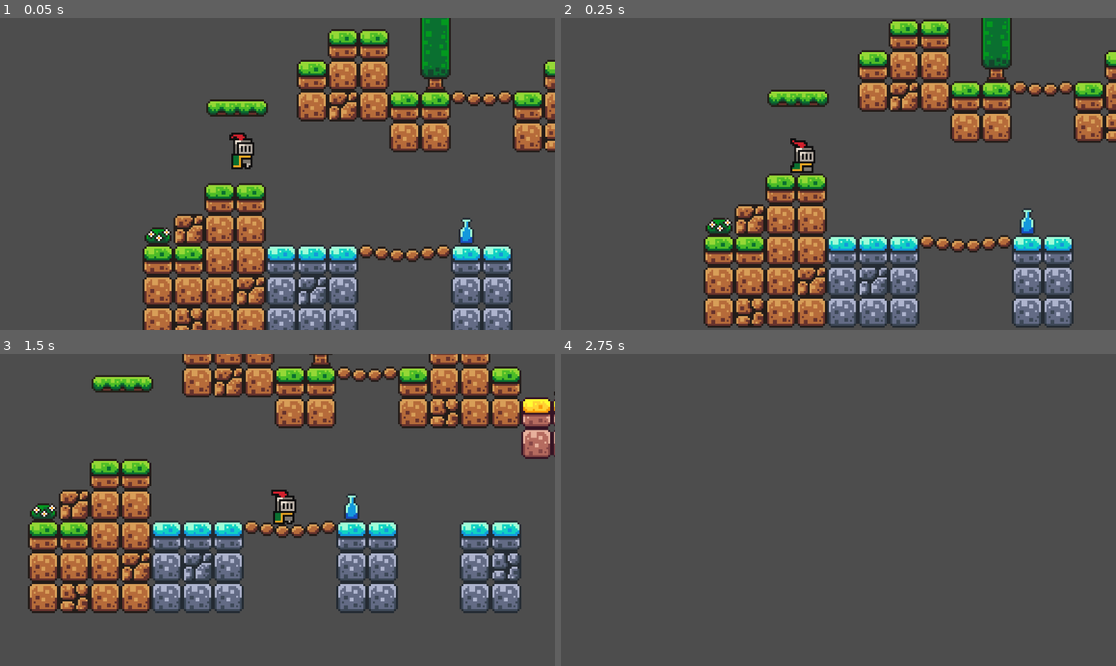
Above: before the commit, frames 1-4 (two rows, left to right).
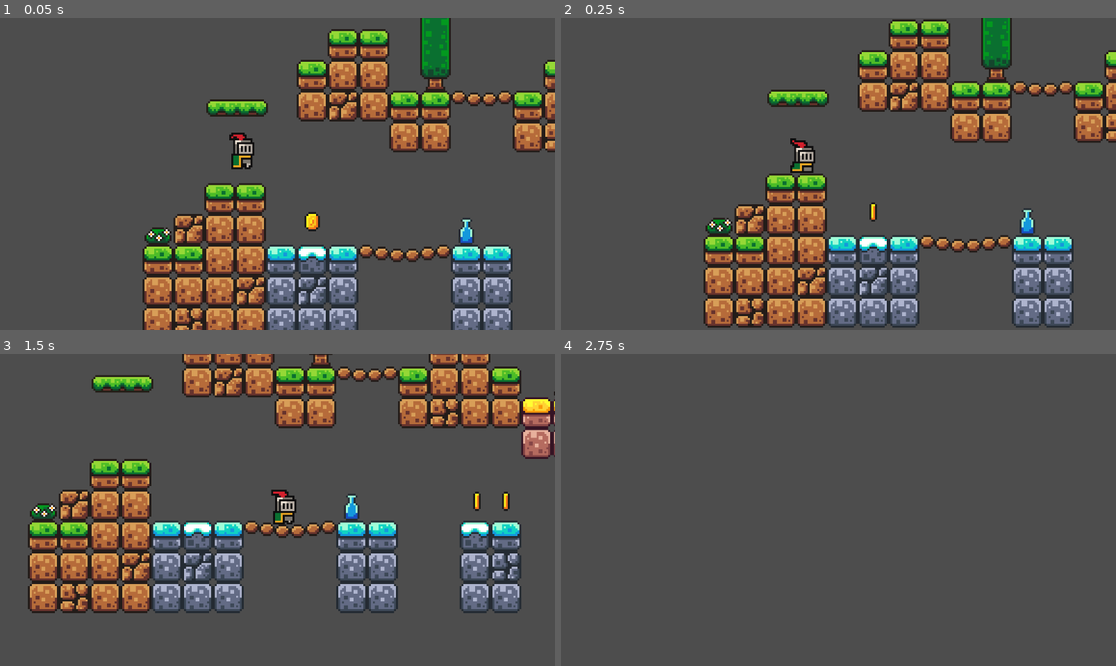
Above: after the commit, the same moments.

Repository: woliveira82/godot-brackeys-tutorial
Game: Godot game, scene res://scenes/game.tscn
Same seed, same stepped clock (60 frames per second), same inputs: the game is played once before the commit and once after it.
Inputs:
- Up to frame 1 (0.05 s): no input
- Up to frame 2 (0.25 s): no input
- Up to frame 3 (1.5 s): tap Enter (ui_accept) at 0.5, 0.77 s; hold Right (ui_right) from 0.53 s (still down)
- Up to frame 4 (2.75 s): tap Enter (ui_accept) at 1.52 s; release Right (ui_right) at 2.03 s; hold Left (ui_left) from 2.03 s (still down)

The runs differ from the first frame. In frame 1, 0.4% of the frame differs, in the area x 53-59%, y 62-82%; in frame 2, 0.3%; in frame 3, 0.7%, in the area x 33-92%, y 44-63%; in frame 4, nothing differs.

Commit message:
feat: basic pickups

Diff:
--- /dev/null
+++ b/scenes/coin.gd
@@ -0,0 +1,5 @@
+extends Area2D
+
+
+func _on_body_entered(body):
+	queue_free()
--- /dev/null
+++ b/scenes/coin.tscn
@@ -0,0 +1,113 @@
+[gd_scene load_steps=17 format=3 uid="uid://1w5q3wwtoi47"]
+
+[ext_resource type="Script" path="res://scenes/coin.gd" id="1_mt0hi"]
+[ext_resource type="Texture2D" uid="uid://dx3432eyl8uua" path="res://assets/sprites/coin.png" id="1_ob5pt"]
+
+[sub_resource type="AtlasTexture" id="AtlasTexture_ie2sd"]
+atlas = ExtResource("1_ob5pt")
+region = Rect2(0, 0, 16, 16)
+
+[sub_resource type="AtlasTexture" id="AtlasTexture_ltyxd"]
+atlas = ExtResource("1_ob5pt")
+region = Rect2(16, 0, 16, 16)
+
+[sub_resource type="AtlasTexture" id="AtlasTexture_c76ef"]
+atlas = ExtResource("1_ob5pt")
+region = Rect2(32, 0, 16, 16)
+
+[sub_resource type="AtlasTexture" id="AtlasTexture_hvgjo"]
+atlas = ExtResource("1_ob5pt")
+region = Rect2(48, 0, 16, 16)
+
+[sub_resource type="AtlasTexture" id="AtlasTexture_4rinh"]
+atlas = ExtResource("1_ob5pt")
+region = Rect2(64, 0, 16, 16)
+
+[sub_resource type="AtlasTexture" id="AtlasTexture_cc2xh"]
+atlas = ExtResource("1_ob5pt")
+region = Rect2(80, 0, 16, 16)
+
+[sub_resource type="AtlasTexture" id="AtlasTexture_pemtf"]
+atlas = ExtResource("1_ob5pt")
+region = Rect2(96, 0, 16, 16)
+
+[sub_resource type="AtlasTexture" id="AtlasTexture_dmyh1"]
+atlas = ExtResource("1_ob5pt")
+region = Rect2(112, 0, 16, 16)
+
+[sub_resource type="AtlasTexture" id="AtlasTexture_32aq4"]
+atlas = ExtResource("1_ob5pt")
+region = Rect2(128, 0, 16, 16)
+
+[sub_resource type="AtlasTexture" id="AtlasTexture_jyh6d"]
+atlas = ExtResource("1_ob5pt")
+region = Rect2(144, 0, 16, 16)
+
+[sub_resource type="AtlasTexture" id="AtlasTexture_lkp5e"]
+atlas = ExtResource("1_ob5pt")
+region = Rect2(160, 0, 16, 16)
+
+[sub_resource type="AtlasTexture" id="AtlasTexture_esbyo"]
+atlas = ExtResource("1_ob5pt")
+region = Rect2(176, 0, 16, 16)
+
+[sub_resource type="SpriteFrames" id="SpriteFrames_dnfur"]
+animations = [{
+"frames": [{
+"duration": 1.0,
+"texture": SubResource("AtlasTexture_ie2sd")
+}, {
+"duration": 1.0,
+"texture": SubResource("AtlasTexture_ltyxd")
+}, {
+"duration": 1.0,
+"texture": SubResource("AtlasTexture_c76ef")
+}, {
+"duration": 1.0,
+"texture": SubResource("AtlasTexture_hvgjo")
+}, {
+"duration": 1.0,
+"texture": SubResource("AtlasTexture_4rinh")
+}, {
+"duration": 1.0,
+"texture": SubResource("AtlasTexture_cc2xh")
+}, {
+"duration": 1.0,
+"texture": SubResource("AtlasTexture_pemtf")
+}, {
+"duration": 1.0,
+"texture": SubResource("AtlasTexture_dmyh1")
+}, {
+"duration": 1.0,
+"texture": SubResource("AtlasTexture_32aq4")
+}, {
+"duration": 1.0,
+"texture": SubResource("AtlasTexture_jyh6d")
+}, {
+"duration": 1.0,
+"texture": SubResource("AtlasTexture_lkp5e")
+}, {
+"duration": 1.0,
+"texture": SubResource("AtlasTexture_esbyo")
+}],
+"loop": true,
+"name": &"default",
+"speed": 10.0
+}]
+
+[sub_resource type="CircleShape2D" id="CircleShape2D_4aytp"]
+radius = 5.0
+
+[node name="Coin" type="Area2D"]
+collision_mask = 2
+script = ExtResource("1_mt0hi")
+
+[node name="AnimatedSprite2D" type="AnimatedSprite2D" parent="."]
+sprite_frames = SubResource("SpriteFrames_dnfur")
+autoplay = "default"
+frame_progress = 0.913824
+
+[node name="CollisionShape2D" type="CollisionShape2D" parent="."]
+shape = SubResource("CircleShape2D_4aytp")
+
+[connection signal="body_entered" from="." to="." method="_on_body_entered"]
--- a/scenes/game.tscn
+++ b/scenes/game.tscn
@@ -1,8 +1,9 @@
-[gd_scene load_steps=9 format=3 uid="uid://duw4ad5dl3phc"]
+[gd_scene load_steps=10 format=3 uid="uid://duw4ad5dl3phc"]
 
 [ext_resource type="PackedScene" uid="uid://5xem6k5ih3ym" path="res://scenes/player.tscn" id="1_sdour"]
 [ext_resource type="Texture2D" uid="uid://ddyxuq4dr6m2d" path="res://assets/sprites/world_tileset.png" id="2_rgrxt"]
 [ext_resource type="PackedScene" uid="uid://44gmw3bibc3q" path="res://scenes/platform.tscn" id="3_poobs"]
+[ext_resource type="PackedScene" uid="uid://1w5q3wwtoi47" path="res://scenes/coin.tscn" id="4_hq177"]
 
 [sub_resource type="TileSetAtlasSource" id="TileSetAtlasSource_2y0ap"]
 texture = ExtResource("2_rgrxt")
@@ -408,6 +409,21 @@
 physics_layer_0/collision_layer = 1
 sources/0 = SubResource("TileSetAtlasSource_2y0ap")
 
+[sub_resource type="Animation" id="Animation_m8fse"]
+length = 0.001
+tracks/0/type = "value"
+tracks/0/imported = false
+tracks/0/enabled = true
+tracks/0/path = NodePath(".:position")
+tracks/0/interp = 1
+tracks/0/loop_wrap = true
+tracks/0/keys = {
+"times": PackedFloat32Array(0),
+"transitions": PackedFloat32Array(1),
+"update": 0,
+"values": [Vector2(370, 52)]
+}
+
 [sub_resource type="Animation" id="Animation_2pbmr"]
 resource_name = "move"
 length = 1.5
@@ -425,21 +441,6 @@
 "values": [Vector2(370, 52), Vector2(462, 52)]
 }
 
-[sub_resource type="Animation" id="Animation_m8fse"]
-length = 0.001
-tracks/0/type = "value"
-tracks/0/imported = false
-tracks/0/enabled = true
-tracks/0/path = NodePath(".:position")
-tracks/0/interp = 1
-tracks/0/loop_wrap = true
-tracks/0/keys = {
-"times": PackedFloat32Array(0),
-"transitions": PackedFloat32Array(1),
-"update": 0,
-"values": [Vector2(370, 52)]
-}
-
 [sub_resource type="AnimationLibrary" id="AnimationLibrary_oqnwh"]
 _data = {
 "RESET": SubResource("Animation_m8fse"),
@@ -460,7 +461,7 @@
 position = Vector2(-1, 0)
 tile_set = SubResource("TileSet_m53d6")
 format = 2
-layer_0/tile_data = PackedInt32Array(196609, 0, 0, 196610, 0 …(196 unchanged characters)… 93216, 0, 1, 327683, 393216, 0, 327684, 393216, 0, 327685, 393216, 0, 393219, 393216, 1, 458755, 393216, 1, 458756, 393216, 1, 458757, 393216, 1, 393221, 393216, 1, 393220, 524288, 0, 458761, 393216, 1, 393225, 393216, 1, 393226, 393216, 1, 458762, 393216, 1, 393229, 393216, 1, 458765, 393216, 1, 458766, 393216, 1, 393230, 524288, 1, 327689, 393216, 0, 327690, 393216, 0, 327693, 393216, 0, 327694, 393216, 0, 4, 0, 1, 5, 65536,  …(1272 unchanged characters)…
+layer_0/tile_data = PackedInt32Array(196609, 0, 0, 196610, 0 …(196 unchanged characters)… 93216, 0, 1, 327683, 393216, 0, 327684, 458752, 1, 327685, 393216, 0, 393219, 393216, 1, 458755, 393216, 1, 458756, 393216, 1, 458757, 393216, 1, 393221, 393216, 1, 393220, 524288, 0, 458761, 393216, 1, 393225, 393216, 1, 393226, 393216, 1, 458762, 393216, 1, 393229, 393216, 1, 458765, 393216, 1, 458766, 393216, 1, 393230, 524288, 1, 327689, 393216, 0, 327690, 393216, 0, 327693, 458752, 1, 327694, 393216, 0, 4, 0, 1, 5, 65536,  …(1272 unchanged characters)…
 
 [node name="Platform" parent="." instance=ExtResource("3_poobs")]
 position = Vector2(32, 9)
@@ -473,3 +474,18 @@
 "": SubResource("AnimationLibrary_oqnwh")
 }
 autoplay = "move"
+
+[node name="Coin" parent="." instance=ExtResource("4_hq177")]
+position = Vector2(71, 68)
+
+[node name="Coin2" parent="." instance=ExtResource("4_hq177")]
+position = Vector2(216, 70)
+
+[node name="Coin3" parent="." instance=ExtResource("4_hq177")]
+position = Vector2(231, 70)
+
+[node name="Coin4" parent="." instance=ExtResource("4_hq177")]
+position = Vector2(104, -43)
+
+[node name="Coin5" parent="." instance=ExtResource("4_hq177")]
+position = Vector2(502, 37)
--- a/scenes/player.tscn
+++ b/scenes/player.tscn
@@ -44,6 +44,7 @@
 
 [node name="Player" type="CharacterBody2D"]
 z_index = 5
+collision_layer = 2
 script = ExtResource("1_765t4")
 
 [node name="AnimatedSprite2D" type="AnimatedSprite2D" parent="."]
